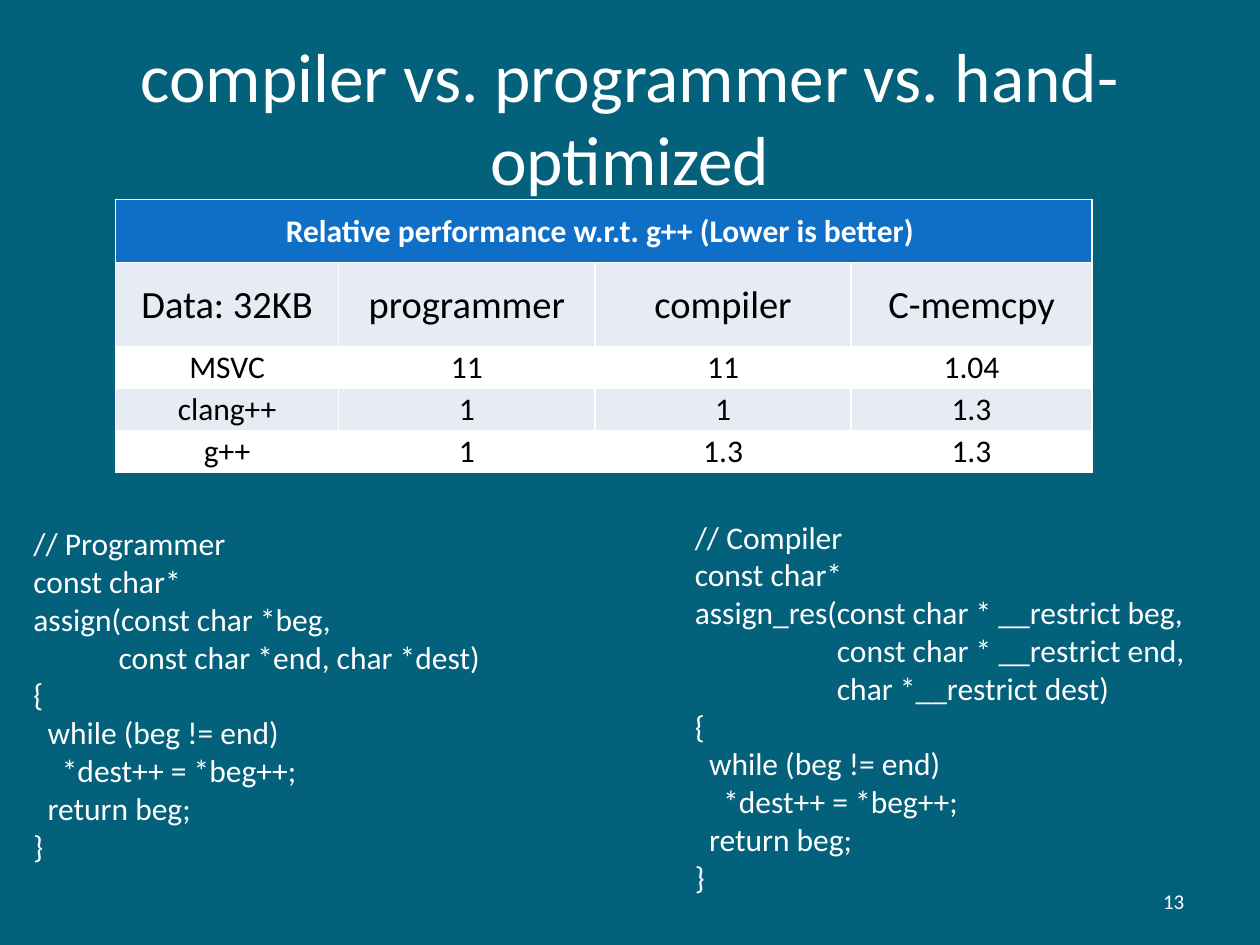
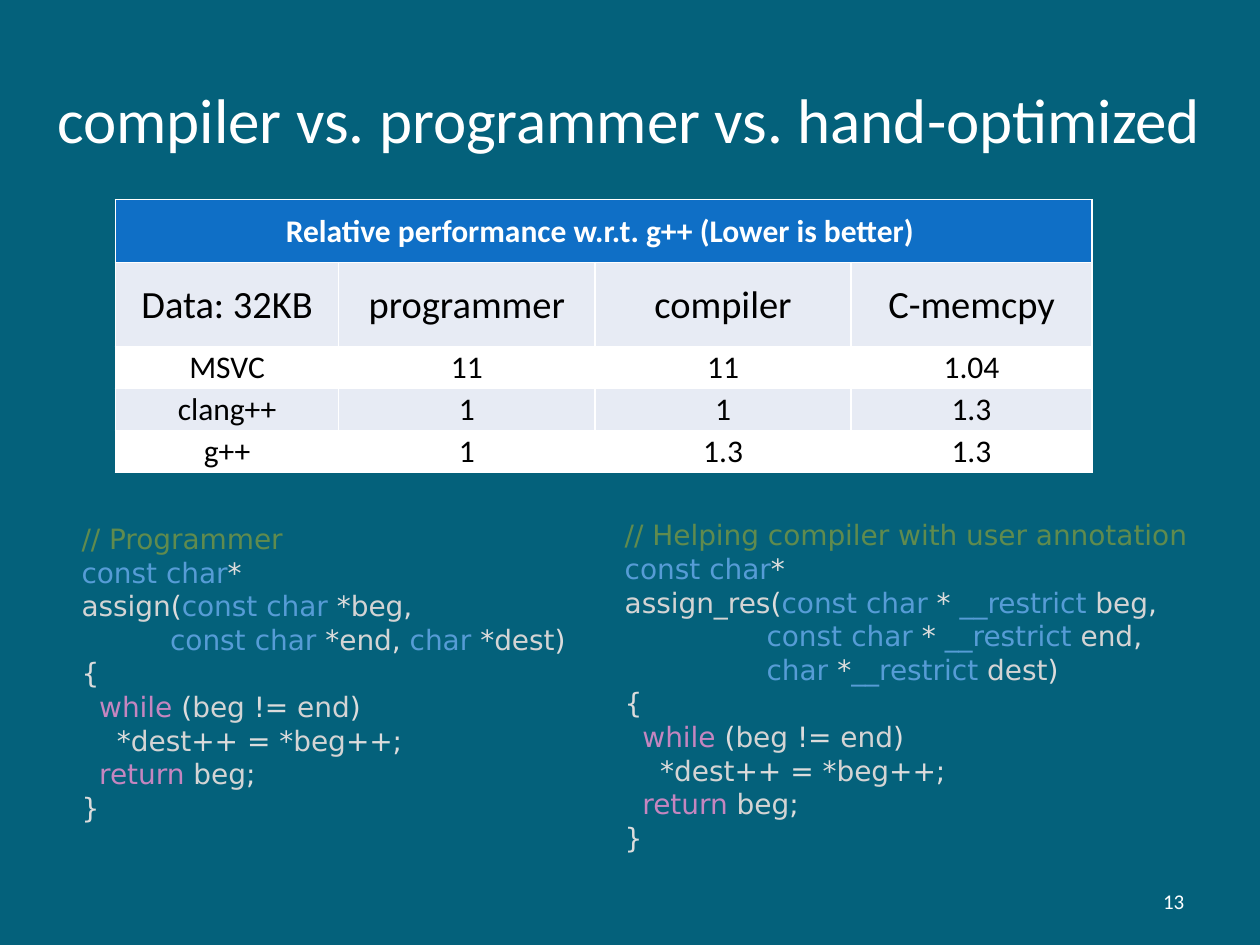
Before and after one commit to hiraditya/std-benchmark, a slide deck: slide 13 of docs/slides/slide-acm-2021-DAC-2017.pptx. Drawn at 1260x945 pixels with LibreOffice and Linux fonts; fonts in the diff are those of the drawing. Boxes give left, top, right and bottom in pixels: in the first picture for what was removed or moved away, otherwise in the second. Text is boxed around its words. In the diff, an @@ line names an element or a change of style, - is before the commit and + after.

```diff
--- a/docs/slides/slide-acm-2021-DAC-2017.pptx
+++ b/docs/slides/slide-acm-2021-DAC-2017.pptx
@@ title "compiler vs. programmer vs. hand-optimized": place and size @@
-title "compiler vs. programmer vs. hand-optimized" at box(141, 54, 1119, 203)
+title "compiler vs. programmer vs. hand-optimized" at box(57, 99, 1200, 154)
@@ title "compiler vs. programmer vs. hand-optimized" at box(57, 99, 1200, 154): size 39.6 to 36 pt @@
@@ text "// Programmer": place and size @@
-text "// Programmer" at box(33, 534, 480, 826)
+text "// Programmer" at box(82, 529, 565, 790)
@@ text "// Programmer" at box(82, 529, 565, 790): size 18 to 16 pt, font Calibri to DejaVu Sans; text colour #FFFFFF to #608B4E in "// Programmer"; text colour #FFFFFF to #569CD6 in "const char*", "assign(const char", "const char char"; text colour #FFFFFF to #DCDCDC in "char*", "assign(const *beg,", "*end, *dest)", "{" and 4 more places; text colour #FFFFFF to #D4D4D4 in "assign(const *beg,", "*end, *dest)", "(beg end)", "*dest++ *beg++;" and 1 more places; text colour #FFFFFF to #C586C0 in "while", "return" @@
@@ text "// Helping compiler with user ...": place and size @@
-text "// Helping compiler with user ..." at box(695, 527, 1185, 857)
+text "// Helping compiler with user ..." at box(625, 524, 1187, 820)
@@ text at box(652, 524, 1187, 551): text changed; size 18 to 16 pt; font Calibri to DejaVu Sans; text colour #FFFFFF to #608B4E @@
-// Compiler
+// Helping compiler with user annotation
@@ text at box(625, 558, 1157, 820): size 18 to 16 pt, font Calibri to DejaVu Sans in "const char*", "assign_res(const char * __restrict beg,", "const char * __restrict end,", "char *__restrict dest)" and 5 more places; text colour #FFFFFF to #569CD6 in "const char*", "assign_res(const char __restrict", "const char __restrict", "char *__restrict"; text colour #FFFFFF to #DCDCDC in "char*", "assign_res(const * beg,", "* end,", "*__restrict dest)" and 5 more places; text colour #FFFFFF to #D4D4D4 in "assign_res(const beg,", "end,", "dest)", "(beg end)" and 2 more places; text colour #FFFFFF to #C586C0 in "while", "return" @@
```
Also in this commit, not shown: 13 other slides changed.
